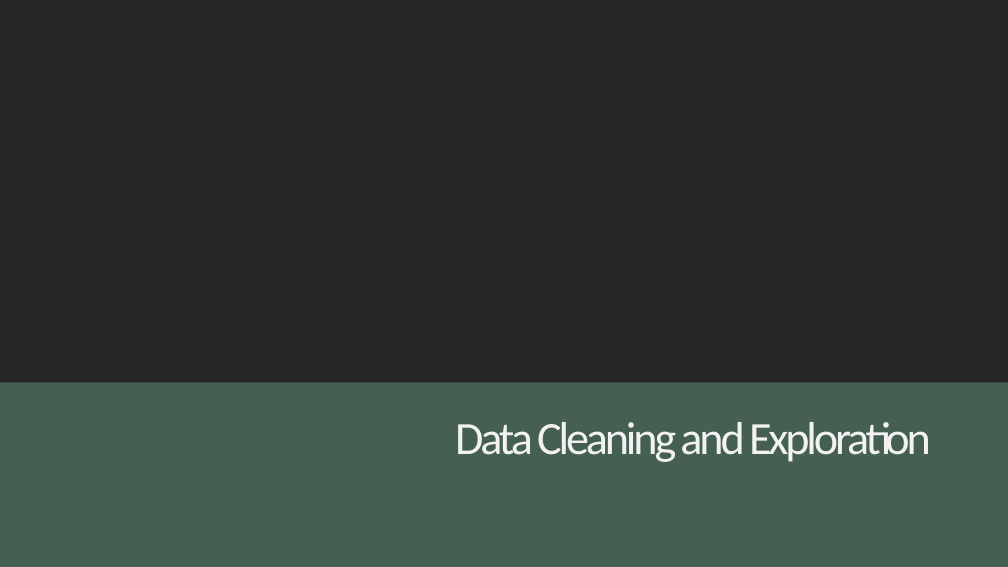
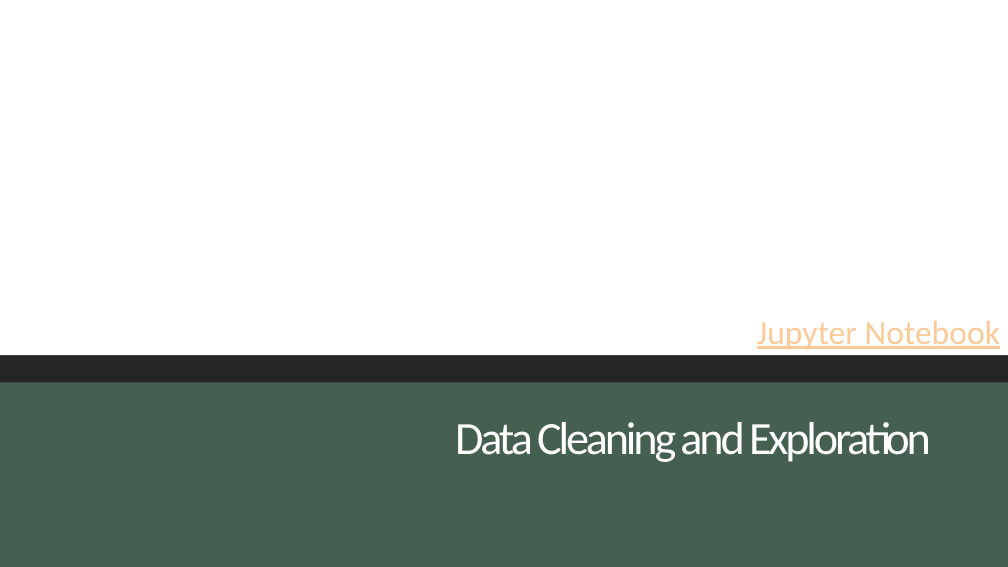
Before and after one commit to ashleighdevito/Cryptocurrency, a slide deck: slide 6 of Presentation/1_cryptocurrency_presentation.pptx. Drawn at 1008x567 pixels with LibreOffice and Linux fonts; fonts in the diff are those of the drawing. Boxes give left, top, right and bottom in pixels: in the first picture for what was removed or moved away, otherwise in the second. Text is boxed around its words. In the diff, an @@ line names an element or a change of style, - is before the commit and + after.

```diff
--- a/Presentation/1_cryptocurrency_presentation.pptx
+++ b/Presentation/1_cryptocurrency_presentation.pptx
@@ rectangle added at <box>0,0,1008,355</box>, fill #FFFFFF, 32 pt, text #FBCA98, underline @@
+Jupyter Notebook
```
Also in this commit, not shown: 11 other slides changed, 1 slide added, 16 other files.
